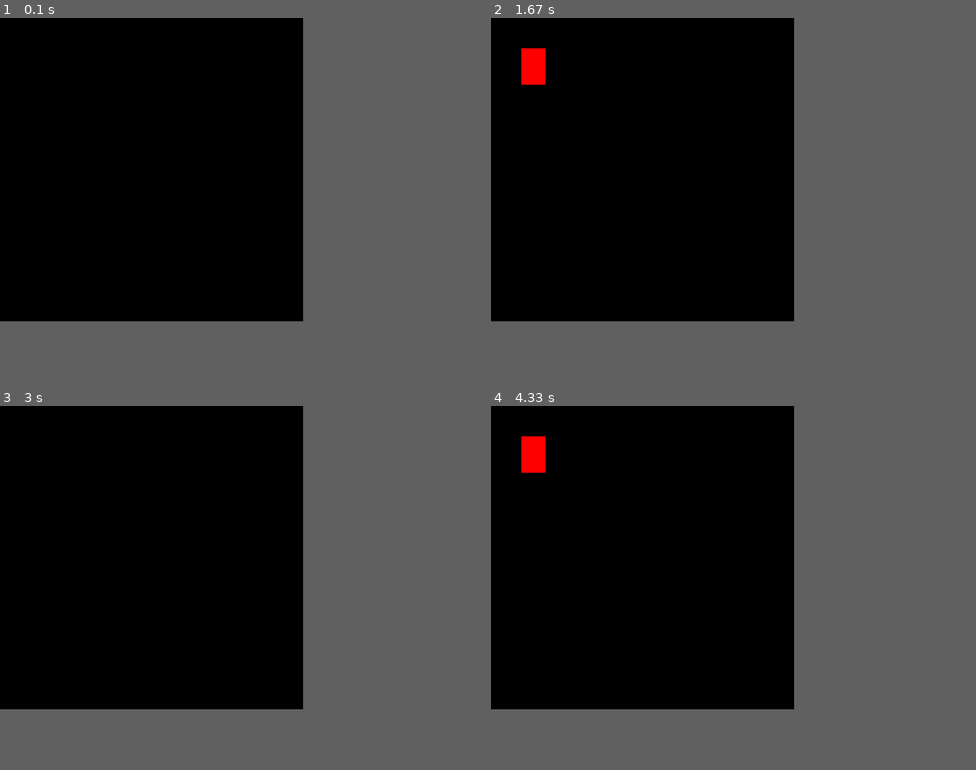
Above: before the commit, frames 1-4 (two rows, left to right).
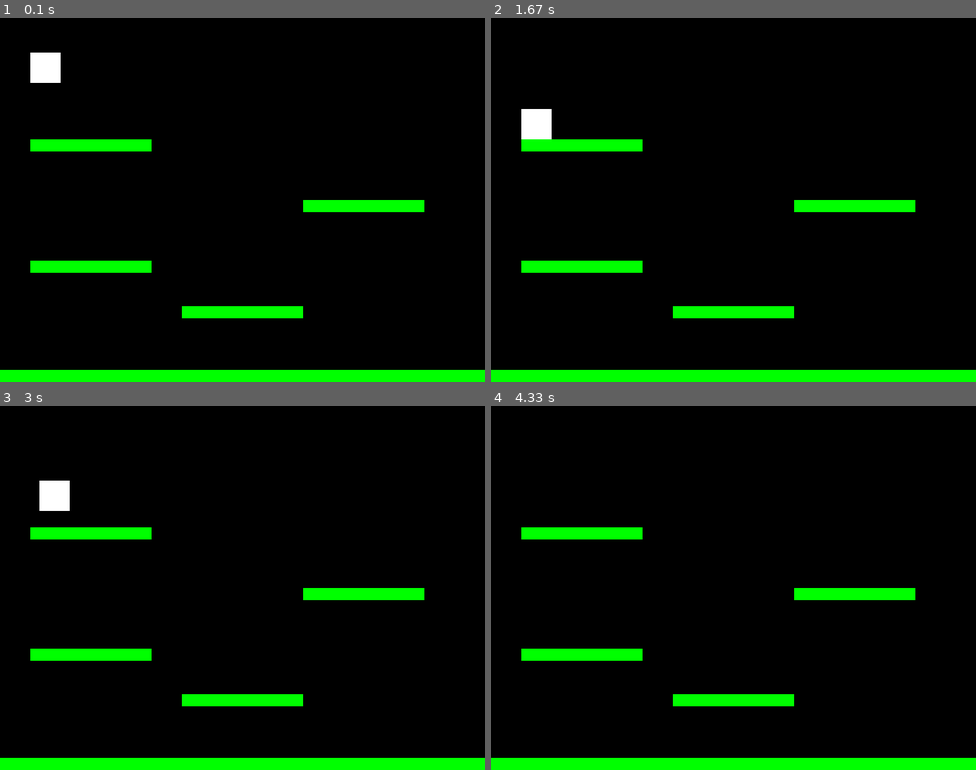
Above: after the commit, the same moments.

Repository: EliaMaillard-Salin/MiniStudio
Game: pygame game, started from pygametest/movements.py
Same seed, same stepped clock (60 frames per second), same inputs: the game is played once before the commit and once after it.
Inputs:
- Up to frame 1 (0.1 s): no input
- Up to frame 2 (1.67 s): tap Shift at 0.33 s
- Up to frame 3 (3 s): tap Space at 1.67, 2.4, 2.7 s; tap D at 2 s
- Up to frame 4 (4.33 s): hold Q 3.17-3.63 s; tap Space at 3.23, 3.53 s; tap D at 3.32 s
In our replay, the window is 500x500 before the commit and 800x600 after it. These sizes can differ from the game's own. Grey fills any space a smaller window leaves; there, only what the larger window draws over its background counts as a difference.

The runs differ from the first frame. In frame 1, 7.2% of the frame differs, in the area x 0-100%, y 9-100%; in frame 2, 7.7%, in the area x 0-100%, y 8-100%; in frame 3, 7.2%; in frame 4, 7.2%.

Commit message:
Movement Dash Jump Platforme Update
Ajout d'un système de saut avancé
Ajout d'un système de dash
Amélioration de la fluidité des mouvement
Ajout basic de platforme

Diff:
--- a/pygametest/movements.py
+++ b/pygametest/movements.py
@@ -1,54 +1,105 @@
 import pygame
+import sys
+
+# Initialisation de Pygame
 pygame.init()
 
-win = pygame.display.set_mode((500,500))
-pygame.display.set_caption("First Game")
+# Paramètres de la fenêtre
+screen_width = 800
+screen_height = 600
+screen = pygame.display.set_mode((screen_width, screen_height))
 
-x = 50
-y = 50
-width = 40
-height = 60
-vel = 5
+# Couleurs
+black = (0, 0, 0)
+white = (255, 255, 255)
+green = (0, 255, 0)  # Couleur des plateformes
 
-isJump = False
-jumpCount = 10
+# Paramètres du joueur
+player_x = 50
+player_y = 50
+player_width = 50
+player_height = 50
+player_velocity = 5
+dash_velocity = 20
+is_jumping = False
+is_dashing = False
+dash_cooldown = 0
+jump_force = 10  # Force du saut simplifiée
+gravity = 0.5
+vertical_velocity = 0
 
-run = True
+# Plateformes
+platforms = [(0, screen_height - 20, screen_width, 20),  # Sol
+             (300, 475, 200, 20),
+             (50, 400, 200, 20),
+             (500, 300, 200, 20),
+             (50, 200, 200, 20)]
 
-while run:
-    pygame.time.delay(100)
+# Horloge pour contrôler les FPS
+clock = pygame.time.Clock()
+
+# Boucle de jeu
+running = True
+while running:
+    clock.tick(60)
 
     for event in pygame.event.get():
         if event.type == pygame.QUIT:
-            run = False
+            running = False
+        elif event.type == pygame.KEYDOWN and event.key == pygame.K_SPACE:
+            # Autoriser le saut uniquement si le joueur n'est pas déjà en train de sauter
+            if not is_jumping:
+                is_jumping = True
+                vertical_velocity = -jump_force
 
     keys = pygame.key.get_pressed()
 
-    if keys[pygame.K_LEFT] and x > vel:
-        x -= vel
+    # Gestion du dash
+    if keys[pygame.K_LSHIFT] and not is_dashing and dash_cooldown <= 0:
+        is_dashing = True
+        dash_direction = 0
+        if keys[pygame.K_q]:
+            dash_direction = -1
+        elif keys[pygame.K_d]:
+            dash_direction = 1
+        dash_cooldown = 60
 
-    if keys[pygame.K_RIGHT] and x < 500 - vel - width:
-        x += vel
+    if is_dashing:
+        player_x += dash_direction * dash_velocity
+        dash_cooldown -= 1
+        if dash_cooldown <= 50:
+            is_dashing = False
 
-    if not(isJump):
-        if keys[pygame.K_UP] and y > vel:
-            y -= vel
+    if not is_dashing:
+        # Déplacement horizontal
+        if keys[pygame.K_q]:
+            player_x -= player_velocity
+        if keys[pygame.K_d]:
+            player_x += player_velocity
 
-        if keys[pygame.K_DOWN] and y < 500 - height - vel:
-            y += vel
+    # Appliquer la gravité
+    vertical_velocity += gravity
+    player_y += vertical_velocity
 
-        if keys[pygame.K_SPACE]:
-            isJump = True
-    else:
-        if jumpCount >= -10:
-            y -= (jumpCount * abs(jumpCount)) * 0.5
-            jumpCount -= 1
-        else:
-            jumpCount = 10
-            isJump = False
+    # Vérifier la collision avec les plateformes
+    player_rect = pygame.Rect(player_x, player_y, player_width, player_height)
+    for platform in platforms:
+        platform_rect = pygame.Rect(platform)
+        if player_rect.colliderect(platform_rect) and vertical_velocity > 0:
+            player_y = platform_rect.top - player_height
+            vertical_velocity = 0
+            is_jumping = False  # Réinitialiser l'état de saut à l'atterrissage
 
-    win.fill((0,0,0))
-    pygame.draw.rect(win, (255,0,0), (x, y, width, height))
+    if not is_dashing:
+        dash_cooldown -= 1
+
+    # Affichage
+    screen.fill(black)
+    for platform in platforms:
+        pygame.draw.rect(screen, green, platform)
+    pygame.draw.rect(screen, white, (player_x, player_y, player_width, player_height))
+
     pygame.display.update()
 
 pygame.quit()
+sys.exit()
